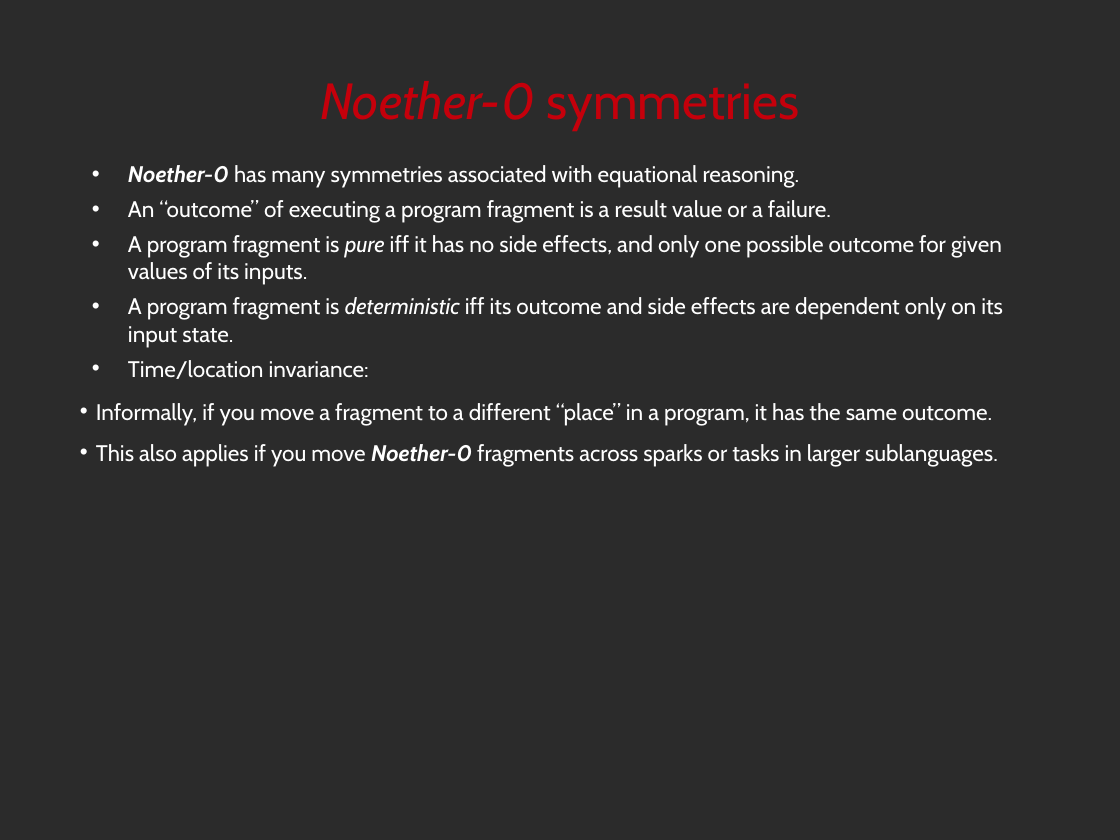
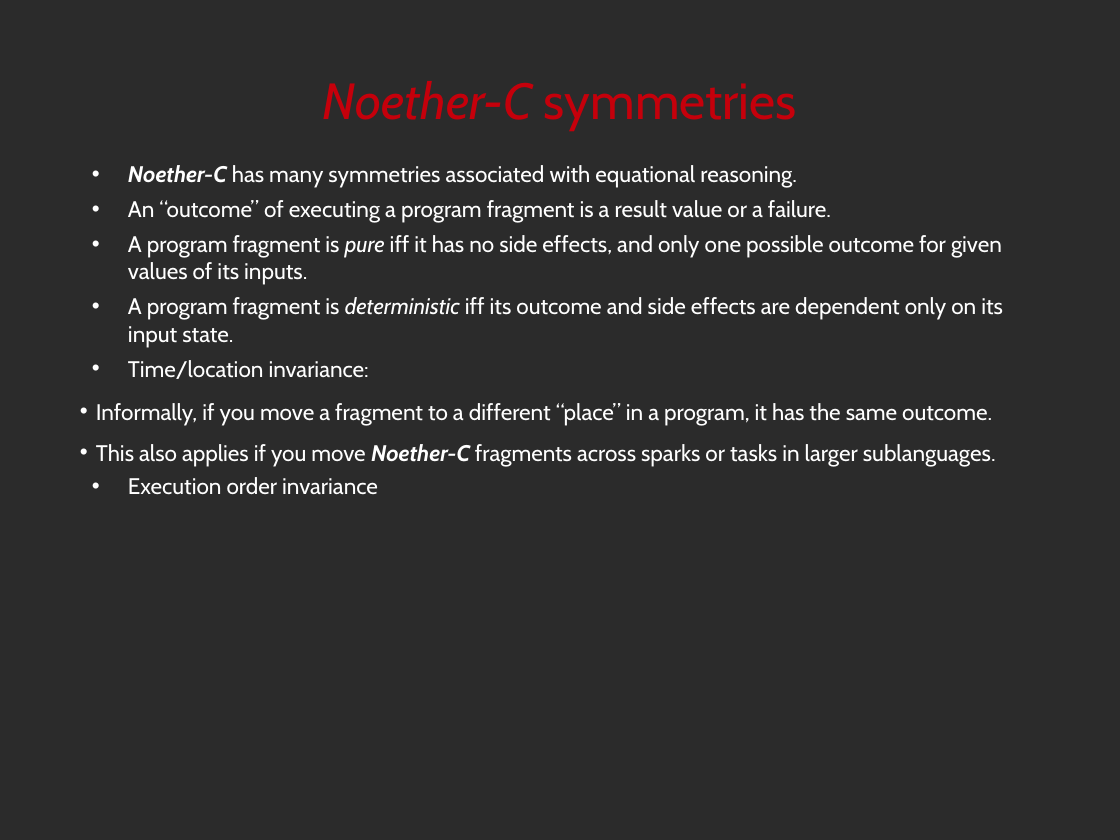
Before and after one commit to noether-lang/noether, a slide deck: slide 26 of doc/presentations/StrangeLoop/src/noether.odp. Drawn at 1120x840 pixels with LibreOffice and Linux fonts; fonts in the diff are those of the drawing; background and template pictures are left out; a plain dark background stands for a picture behind light text. Boxes give left, top, right and bottom in pixels: in the first picture for what was removed or moved away, otherwise in the second. Text is boxed around its words. In the diff, an @@ line names an element or a change of style, - is before the commit and + after.

Commit message:
Add 'C' to some sublanguage names; minor corrections and terminology changes.

```diff
--- a/doc/presentations/StrangeLoop/src/noether.odp
+++ b/doc/presentations/StrangeLoop/src/noether.odp
@@ title at [323, 81, 797, 130]: text changed @@
-Noether-0 symmetries
+Noether-C symmetries
@@ text at [128, 165, 797, 188]: text changed @@
-• Noether-0 has many symmetries associated with equational reasoning.
+• Noether-C has many symmetries associated with equational reasoning.
@@ text at [96, 444, 996, 495]: text changed @@
-  • This also applies if you move Noether-0 fragments across sparks or tasks in larger sublanguages.
+  • This also applies if you move Noether-C fragments across sparks or tasks in larger sublanguages.
+• Execution order invariance
```
Also in this commit, not shown: 33 other slides changed, 1 other file.
